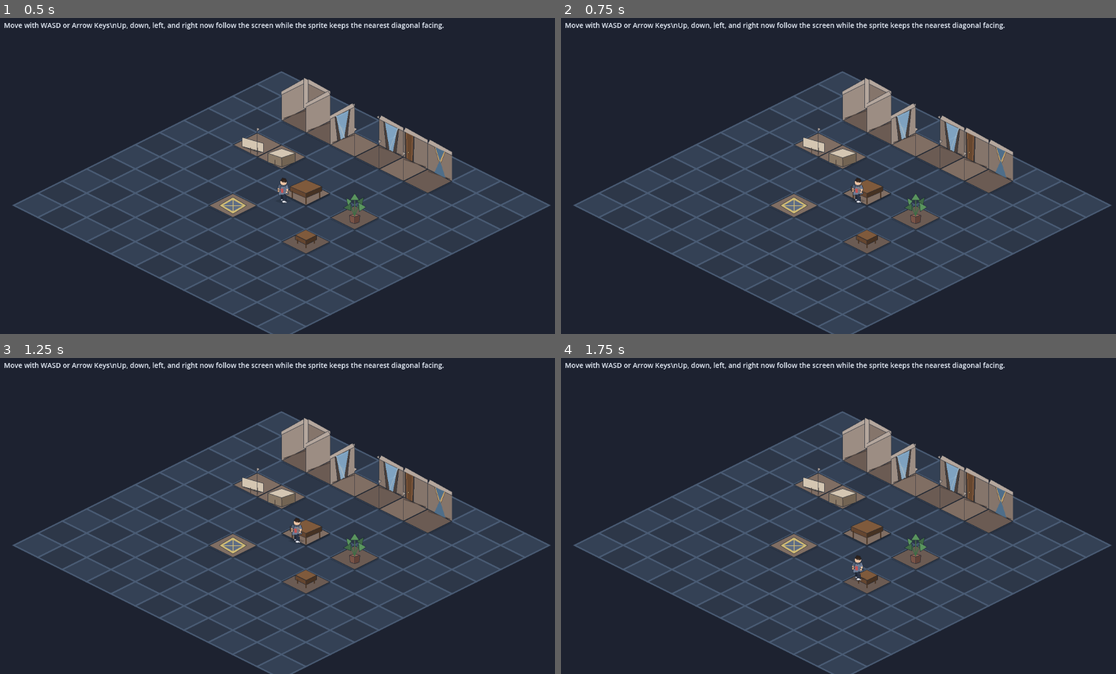
Above: before the commit, frames 1-4 (two rows, left to right).
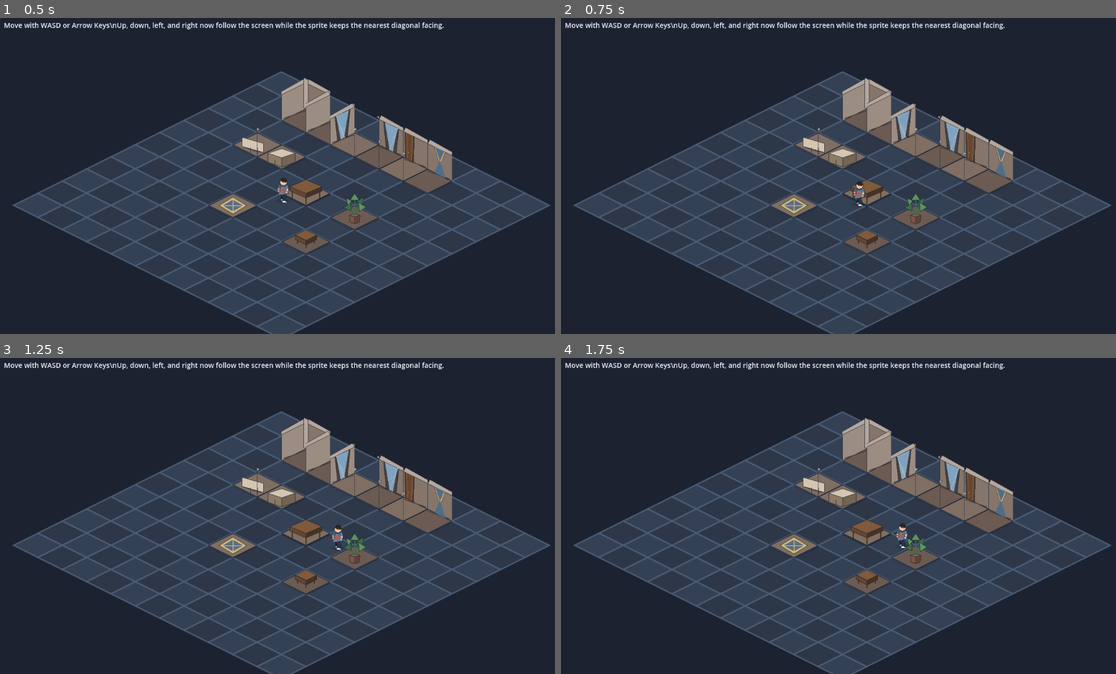
Above: after the commit, the same moments.

Repository: nagolyhprum/deaths-design
Game: Godot game, scene res://scenes/main.tscn
Same seed, same stepped clock (60 frames per second), same inputs: the game is played once before the commit and once after it.
Inputs:
- Up to frame 1 (0.5 s): no input
- Up to frame 2 (0.75 s): tap Enter at 0.5 s; hold D from 0.53 s (still down)
- Up to frame 3 (1.25 s): keep holding D
- Up to frame 4 (1.75 s): release D at 1.28 s; hold S from 1.28 s (still down)

Frame 1 is identical in both runs. In frame 2, 0.1% of the frame differs, in the area x 52-55%, y 50-60%; in frame 3, 0.2%, in the area x 52-62%, y 50-61%; in frame 4, 0.2%.

Commit message:
Block full collidable tile footprint
Co-authored-by: Copilot <223556219+Copilot@users.noreply.github.com>

Diff:
--- a/scripts/test_level.gd
+++ b/scripts/test_level.gd
@@ -113,7 +113,7 @@
 		room_decor.add_child(sprite)
 
 		if item["collision"] != "":
-			room_collision.add_child(_build_collision_body(item["collision"], tile_center))
+			room_collision.add_child(_build_collision_body(tile_center, tile_half_size))
 
 
 func _build_atlas_texture(atlas_coords: Vector2i) -> AtlasTexture:
@@ -126,38 +126,19 @@
 	return atlas
 
 
-func _build_collision_body(collision_kind: String, tile_center: Vector2) -> StaticBody2D:
+func _build_collision_body(tile_center: Vector2, tile_half_size: Vector2) -> StaticBody2D:
 	var body := StaticBody2D.new()
 	var shape_node := CollisionShape2D.new()
+	var shape := ConvexPolygonShape2D.new()
 	body.position = tile_center
 	body.add_child(shape_node)
-
-	match collision_kind:
-		"wall":
-			var shape := RectangleShape2D.new()
-			shape.size = Vector2(90.0, 26.0) * _scene_scale
-			shape_node.shape = shape
-			shape_node.position = Vector2(0.0, -18.0) * _scene_scale
-		"counter":
-			var shape := RectangleShape2D.new()
-			shape.size = Vector2(62.0, 30.0) * _scene_scale
-			shape_node.shape = shape
-			shape_node.position = Vector2(0.0, 8.0) * _scene_scale
-		"table":
-			var shape := CircleShape2D.new()
-			shape.radius = 20.0 * _scene_scale
-			shape_node.shape = shape
-			shape_node.position = Vector2(0.0, 10.0) * _scene_scale
-		"small_table":
-			var shape := CircleShape2D.new()
-			shape.radius = 15.0 * _scene_scale
-			shape_node.shape = shape
-			shape_node.position = Vector2(0.0, 10.0) * _scene_scale
-		"plant":
-			var shape := CircleShape2D.new()
-			shape.radius = 16.0 * _scene_scale
-			shape_node.shape = shape
-			shape_node.position = Vector2(0.0, 12.0) * _scene_scale
+	shape.points = PackedVector2Array([
+		Vector2(0.0, -tile_half_size.y),
+		Vector2(tile_half_size.x, 0.0),
+		Vector2(0.0, tile_half_size.y),
+		Vector2(-tile_half_size.x, 0.0),
+	])
+	shape_node.shape = shape
 
 	return body
 
Not shown, added: task-records/2026-04-22-00-09-tile-collision-blocking/notes.md
Not shown, added: task-records/2026-04-22-00-09-tile-collision-blocking/original-prompt.md
